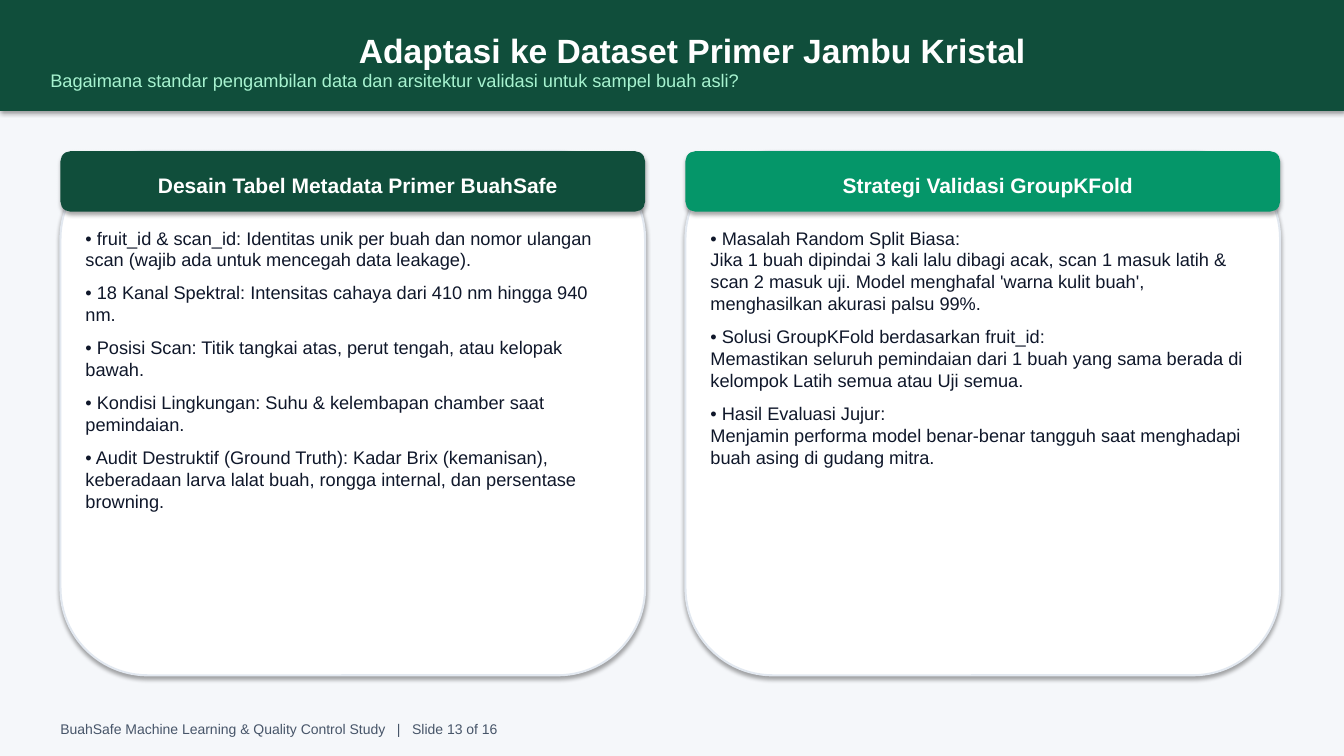
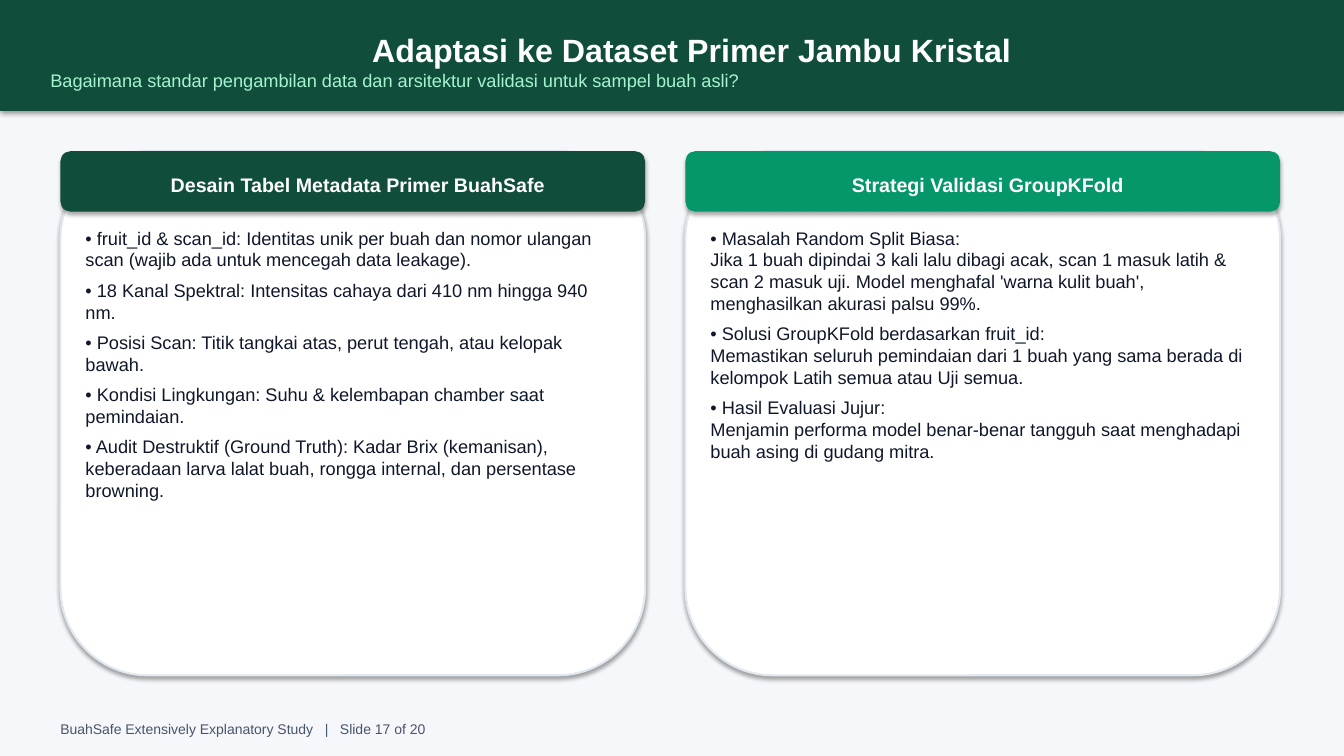
Before and after one commit to adsurkasur/buahsafe, a slide deck: slide 17 of BuahSafe_Super_Comprehensive_Presentation.pptx (slide 13 before the commit). Drawn at 1344x756 pixels with LibreOffice and Linux fonts; fonts in the diff are those of the drawing. Boxes give left, top, right and bottom in pixels: in the first picture for what was removed or moved away, otherwise in the second. Text is boxed around its words. In the diff, an @@ line names an element or a change of style, - is before the commit and + after.

Commit message:
feat: add comprehensive term-by-term glossary and explicit coffee-to-jambu causal bridge in notebook, readme, and 20-slide presentation

```diff
--- a/BuahSafe_Super_Comprehensive_Presentation.pptx
+++ b/BuahSafe_Super_Comprehensive_Presentation.pptx
@@ text in rectangle at box(372, 38, 1011, 68): size 24 to 23 pt in "Adaptasi ke Dataset Primer Jambu Kristal" @@
@@ rounded rectangle "Desain Tabel Metadata Primer BuahSafe" at box(60, 151, 645, 212): size 15 to 14 pt @@
@@ rounded rectangle "Strategi Validasi GroupKFold" at box(686, 151, 1280, 212): size 15 to 14 pt @@
@@ text at box(85, 283, 587, 501): less space between paragraphs @@
@@ text at box(710, 326, 1242, 462): less space between paragraphs @@
@@ text at box(60, 724, 426, 737): text changed @@
-BuahSafe Machine Learning & Quality Control Study | Slide 13 of 16
+BuahSafe Extensively Explanatory Study | Slide 17 of 20
```
Also in this commit, not shown: 14 other slides changed, 5 slides added, 1 slide removed, 2 other files.
